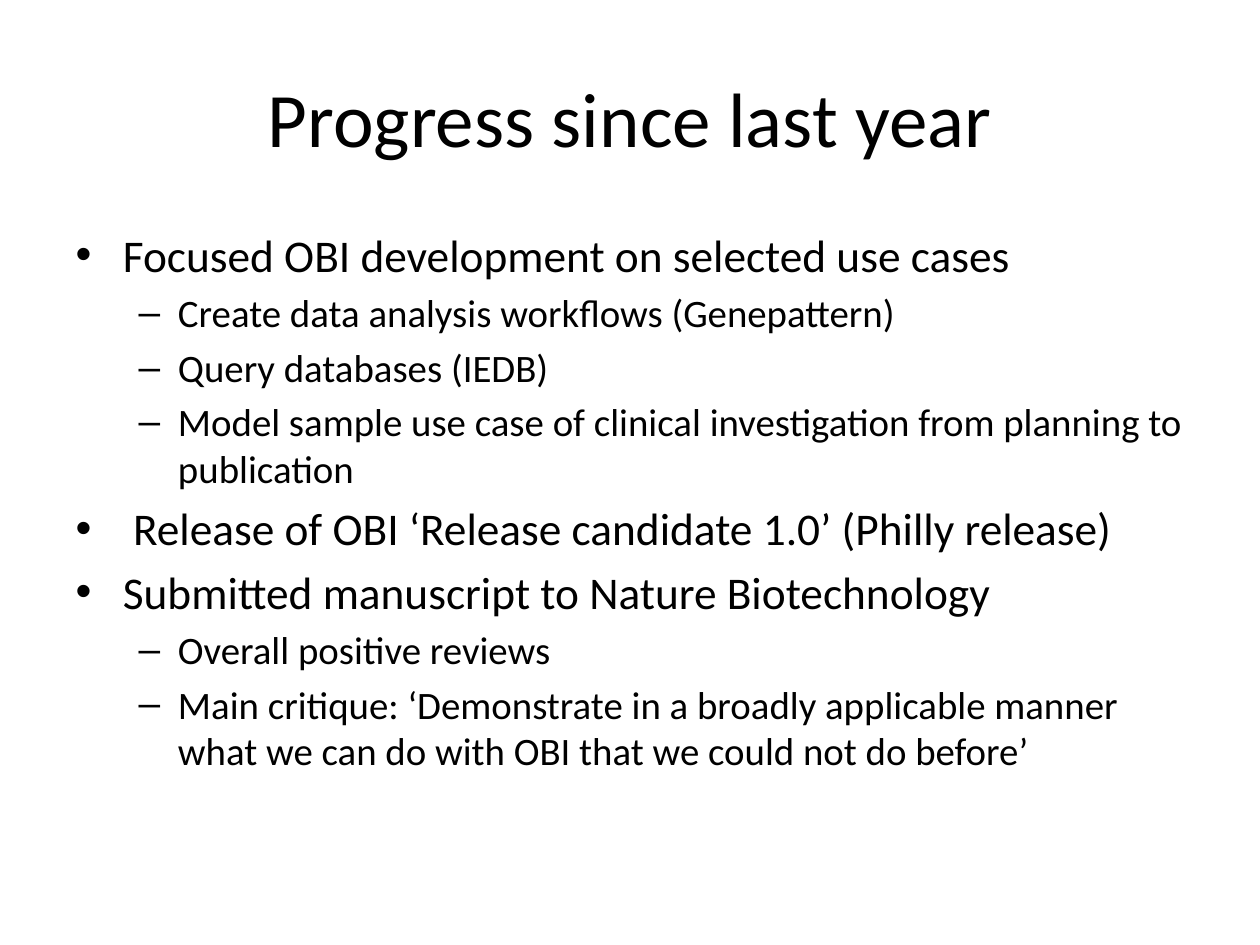
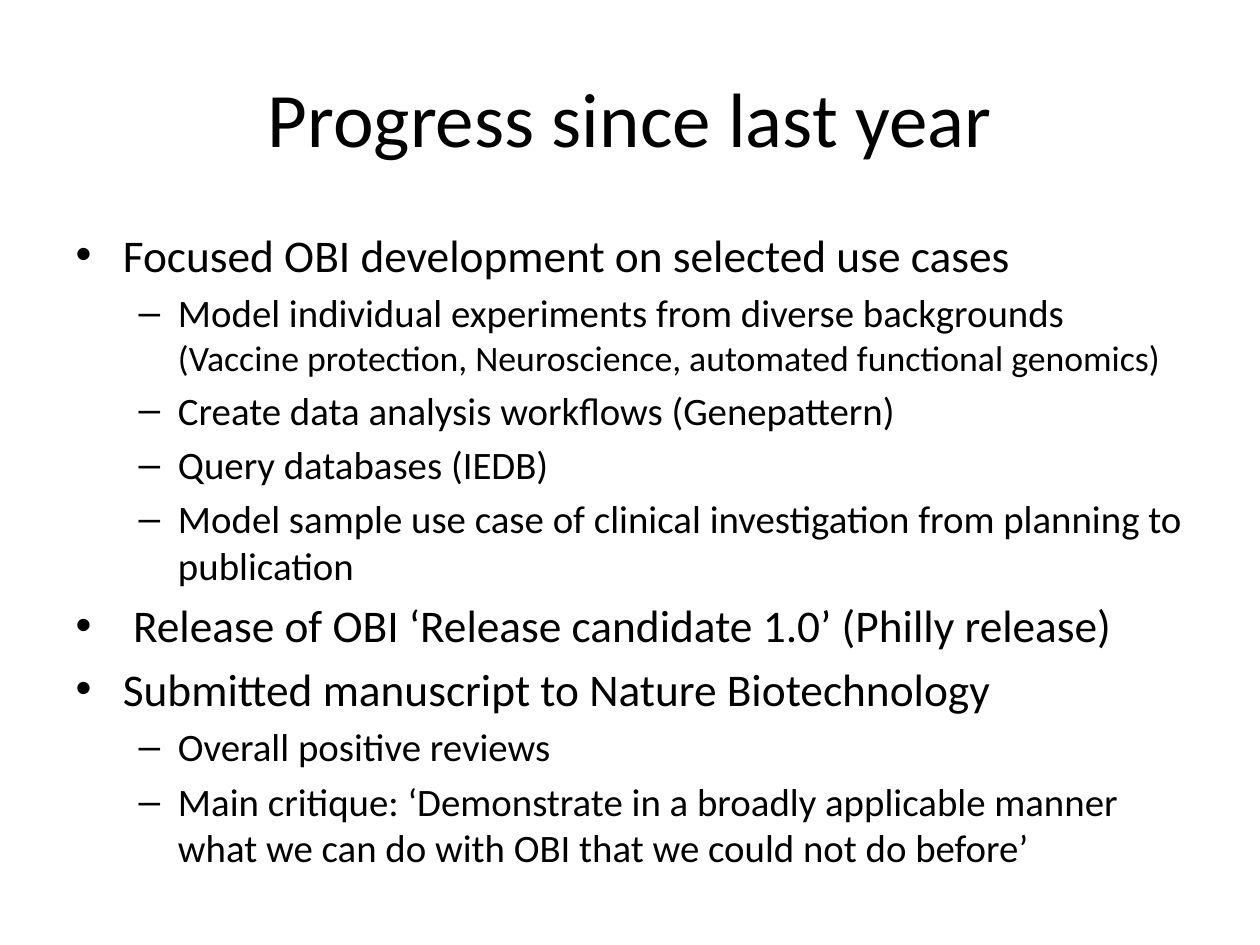
Before and after one commit to jamesaoverton/obi-backup, a slide deck: slide 2 of docs/presentations/2010-02 OBO foundry presentation.pptx. Drawn at 1260x945 pixels with LibreOffice and Linux fonts; fonts in the diff are those of the drawing. Boxes give left, top, right and bottom in pixels: in the first picture for what was removed or moved away, otherwise in the second. Text is boxed around its words. In the diff, an @@ line names an element or a change of style, - is before the commit and + after.

```diff
--- a/docs/presentations/2010-02 OBO foundry presentation.pptx
+++ b/docs/presentations/2010-02 OBO foundry presentation.pptx
@@ text at <box>178,300,1159,377</box>: paragraph added @@
+  – Model individual experiments from diverse backgrounds
+    (Vaccine protection, Neuroscience, automated functional genomics)
```
Also in this commit, not shown: 1 other slide changed.
